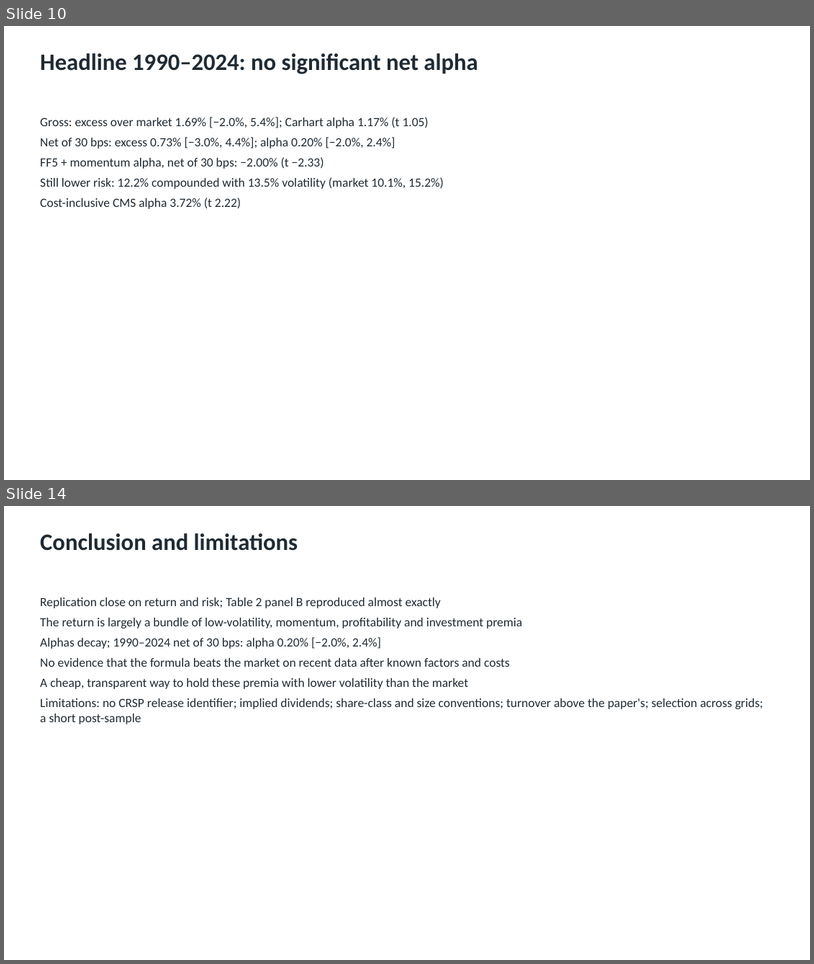
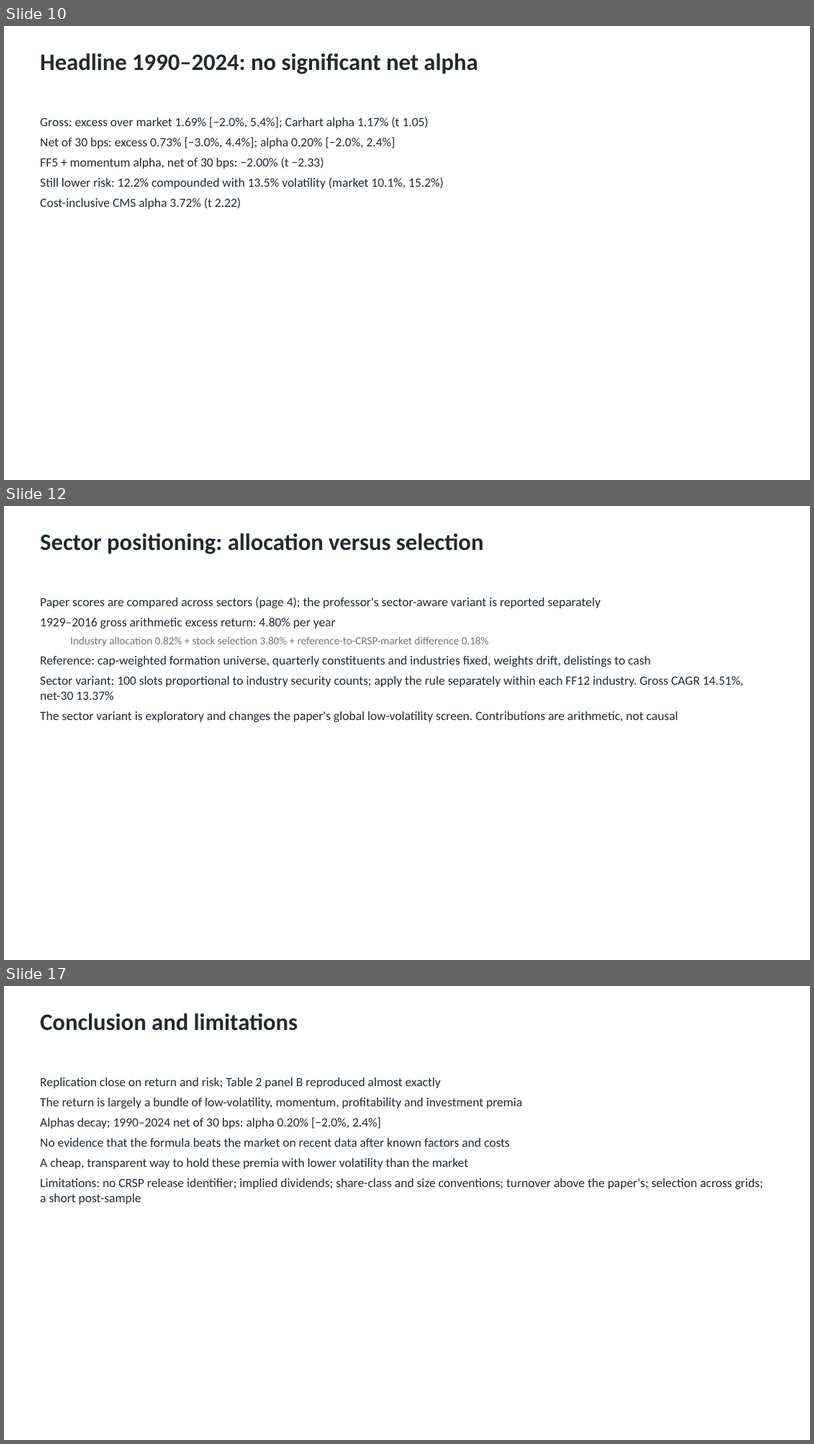
Before and after one commit to yingnichang/MTH9897, a slide deck: Final/presentation/conservative_formula.pptx. Shown one above the other, each under a label of ours: slides 10 and 14 before the commit, slides 10, 12 and 17 after it; the slides between them are not shown. The pictures are 814x964 and 814x1444 pixels, drawn with LibreOffice and Linux fonts; fonts in the diff are those of the drawing. Boxes give left, top, right and bottom in pixels: in the first picture for what was removed or moved away, otherwise in the second. Text is boxed around its words. In the diff, an @@ line names an element or a change of style, - is before the commit and + after.

Commit message:
Complete three-pass review with payout, sector and quadratic checks

```diff
--- a/Final/presentation/conservative_formula.pptx
+++ b/Final/presentation/conservative_formula.pptx
@@ slide 12 added at [4,506,810,960], background #FFFFFF @@
@@ text added at [40,533,484,554], 28 pt, text #1F2A33, bold @@
+Sector positioning: allocation versus selection
@@ text added at [40,597,744,722], 15 pt, text #1F2A33 @@
+Paper scores are compared across sectors (page 4); the professor's sector-aware variant is reported separately
+1929–2016 gross arithmetic excess return: 4.80% per year
+  Industry allocation 0.82% + stock selection 3.80% + reference-to-CRSP-market difference 0.18%
+Reference: cap-weighted formation universe, quarterly constituents and industries fixed, weights drift, delistings to cash
+Sector variant: 100 slots proportional to industry security counts; apply the rule separately within each FF12 industry. Gross CAGR 14.51%, net-30 13.37%
+The sector variant is exploratory and changes the paper's global low-volatility screen. Contributions are arithmetic, not causal
@@ what was slide 14 is now slide 17 @@
```
Also in this commit, not shown: 4 slides changed, 2 other slides added, 51 other files.
